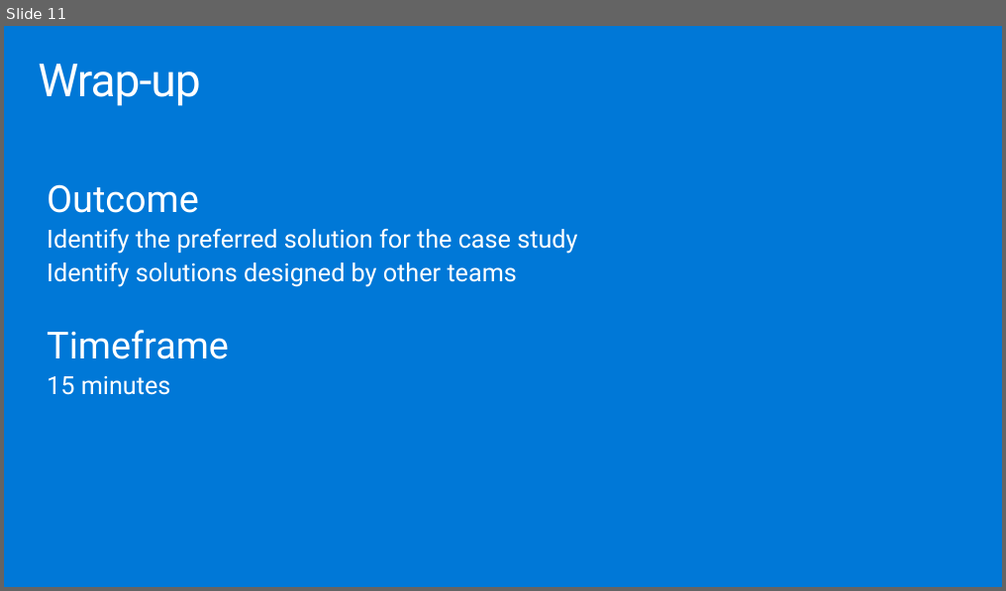
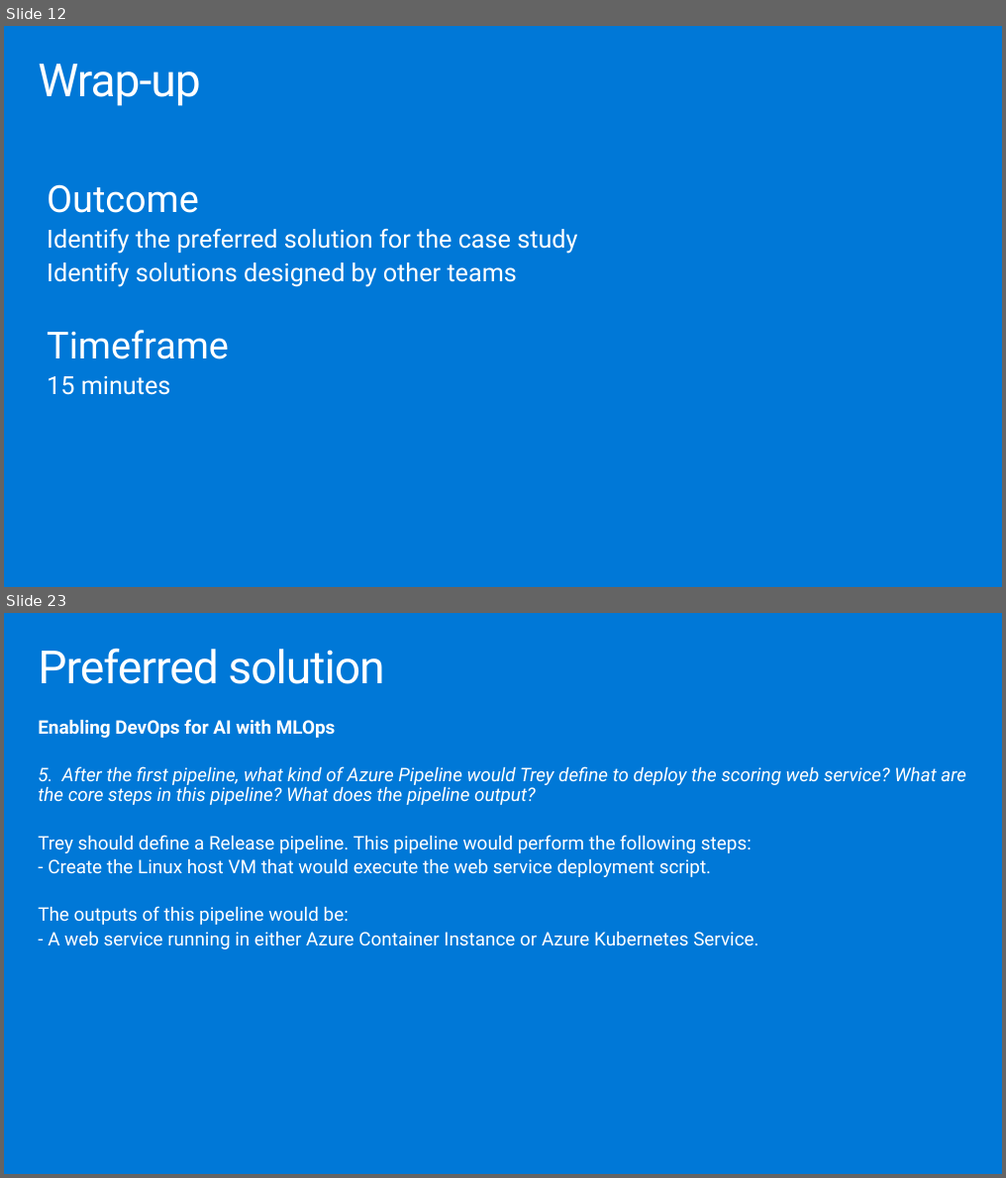
Before and after one commit to solliancenet/MCW-MLOps, a slide deck: Whiteboard design session/WDS trainer presentation - MLOps.pptx. Shown one above the other, each under a label of ours: slide 11 before the commit, slides 12 and 23 after it; the slides between them are not shown. The pictures are 1006x591 and 1006x1178 pixels, drawn with LibreOffice and Linux fonts; fonts in the diff are those of the drawing. Boxes give left, top, right and bottom in pixels: in the first picture for what was removed or moved away, otherwise in the second. Text is boxed around its words. In the diff, an @@ line names an element or a change of style, - is before the commit and + after.

```diff
--- a/Whiteboard design session/WDS trainer presentation - MLOps.pptx
+++ b/Whiteboard design session/WDS trainer presentation - MLOps.pptx
@@ slide 23 added at box(4, 613, 1002, 1174), background #0078D7 @@
@@ title added at box(38, 648, 384, 684), 44.1 pt, text #FFFFFF @@
+Preferred solution
@@ text added at box(38, 719, 966, 950), 18 pt, text #FFFFFF @@
+Enabling DevOps for AI with MLOps
+5. After the first pipeline, what kind of Azure Pipeline would Trey define to deploy the scoring web service? What are the core steps in this pipeline? What does the pipeline output?
+Trey should define a Release pipeline. This pipeline would perform the following steps:
+- Create the Linux host VM that would execute the web service deployment script.
+The outputs of this pipeline would be:
+- A web service running in either Azure Container Instance or Azure Kubernetes Service.
@@ what was slide 11 is now slide 12 @@
```
Also in this commit, not shown: 1 slide changed, 23 other slides added, 20 slides removed, 1 other file.
